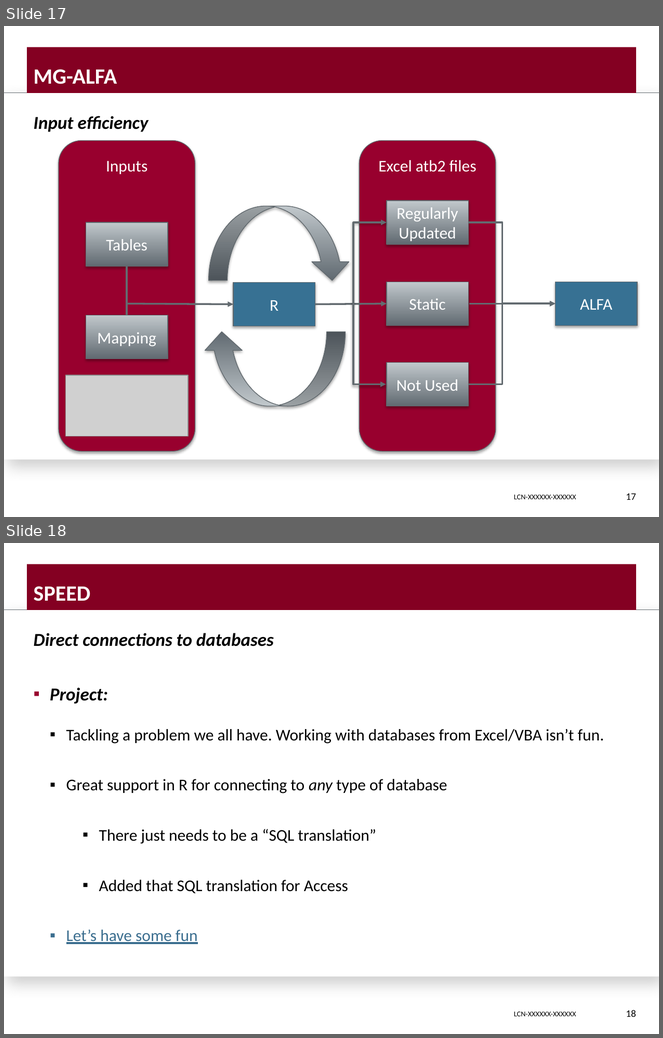
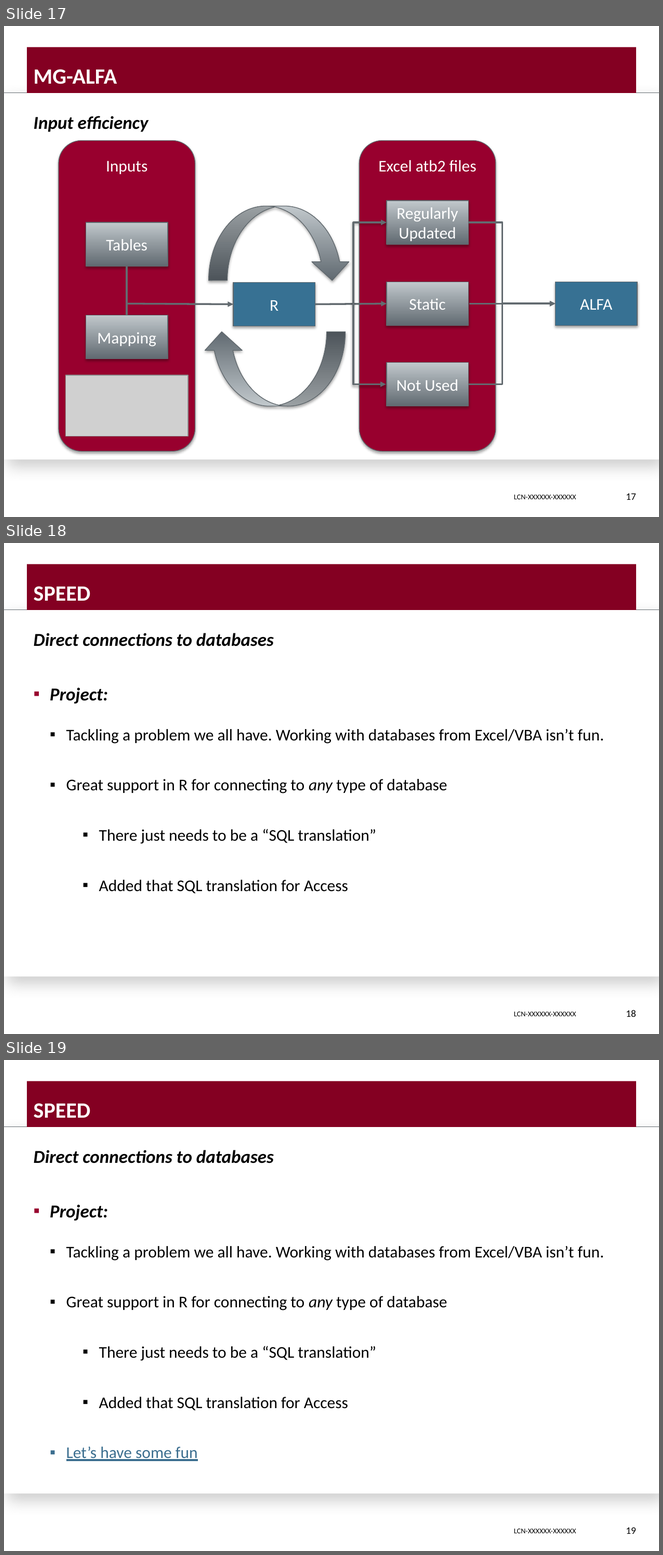
Before and after one commit to DavisVaughan/slides, a slide deck: final-presentation/final-presentation-davis-vaughan.pptx. Shown one above the other, each under a label of ours: slides 17 and 18 before the commit, slides 17, 18 and 19 after it. The pictures are 663x1038 and 663x1555 pixels, drawn with LibreOffice and Linux fonts; fonts in the diff are those of the drawing; grey boxes stand for pictures; background and template pictures are left out. Boxes give left, top, right and bottom in pixels: in the first picture for what was removed or moved away, otherwise in the second. Text is boxed around its words. In the diff, an @@ line names an element or a change of style, - is before the commit and + after.

Commit message:
add exams. shorten db connection

```diff
--- a/final-presentation/final-presentation-davis-vaughan.pptx
+++ b/final-presentation/final-presentation-davis-vaughan.pptx
@@ slide 18 added at (x1=4, y1=543, x2=659, y2=1034), background picture (left out); not listed: 4 template elements that a slide beside it also shows @@
@@ title added at (x1=34, y1=586, x2=91, y2=601), 24 pt, text #FFFFFF, bold @@
+SPEED
@@ text added at (x1=34, y1=633, x2=605, y2=894), 18 pt, text #000000 @@
+Direct connections to databases
+▪ Project:
+  ▪ Tackling a problem we all have. Working with databases from Excel/VBA isn’t fun.
+  ▪ Great support in R for connecting to any type of database
+      ▪ There just needs to be a “SQL translation”
+      ▪ Added that SQL translation for Access
@@ page number added at (x1=626, y1=1010, x2=636, y2=1017), 11 pt, text #000000 @@
+18
@@ what was slide 18 is now slide 19 @@
@@ page number at (x1=626, y1=1527, x2=636, y2=1534): text changed @@
-18
+19
```
Also in this commit, not shown: 1 slide changed, 3 other files.
